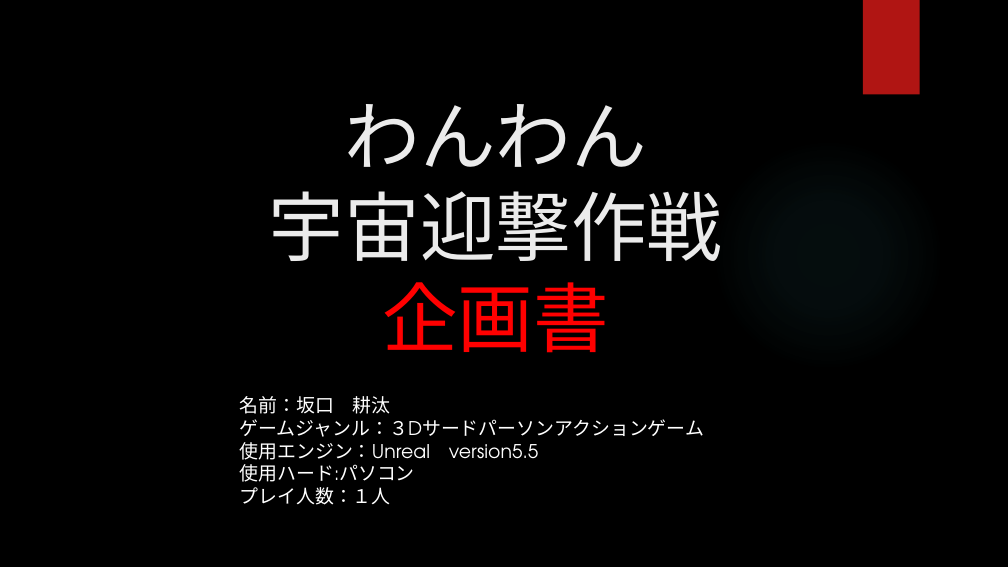
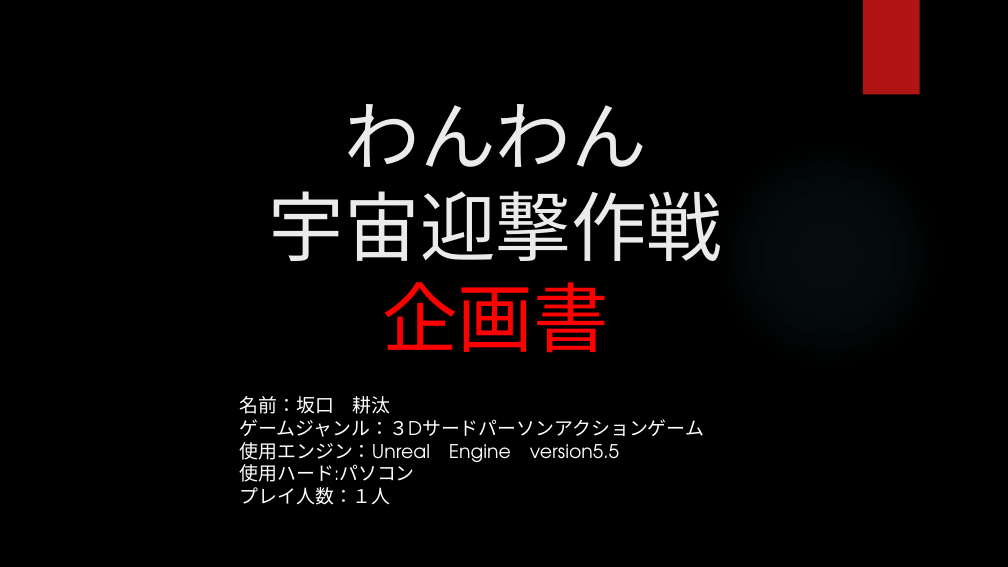
Before and after one commit to aporo1219/CreateDOG, a slide deck: slide 1 of ゲーム制作企画書.pptx. Drawn at 1008x567 pixels with LibreOffice and Linux fonts; fonts in the diff are those of the drawing; background and template pictures are left out. Boxes give left, top, right and bottom in pixels: in the first picture for what was removed or moved away, otherwise in the second. Text is boxed around its words. In the diff, an @@ line names an element or a change of style, - is before the commit and + after.

```diff
--- a/ゲーム制作企画書.pptx
+++ b/ゲーム制作企画書.pptx
@@ text at (240, 442, 619, 462): text changed @@
-使用エンジン：Unreal version5.5
+使用エンジン：Unreal Engine version5.5
```
Also in this commit, not shown: 3 other slides changed, 2 other files.
